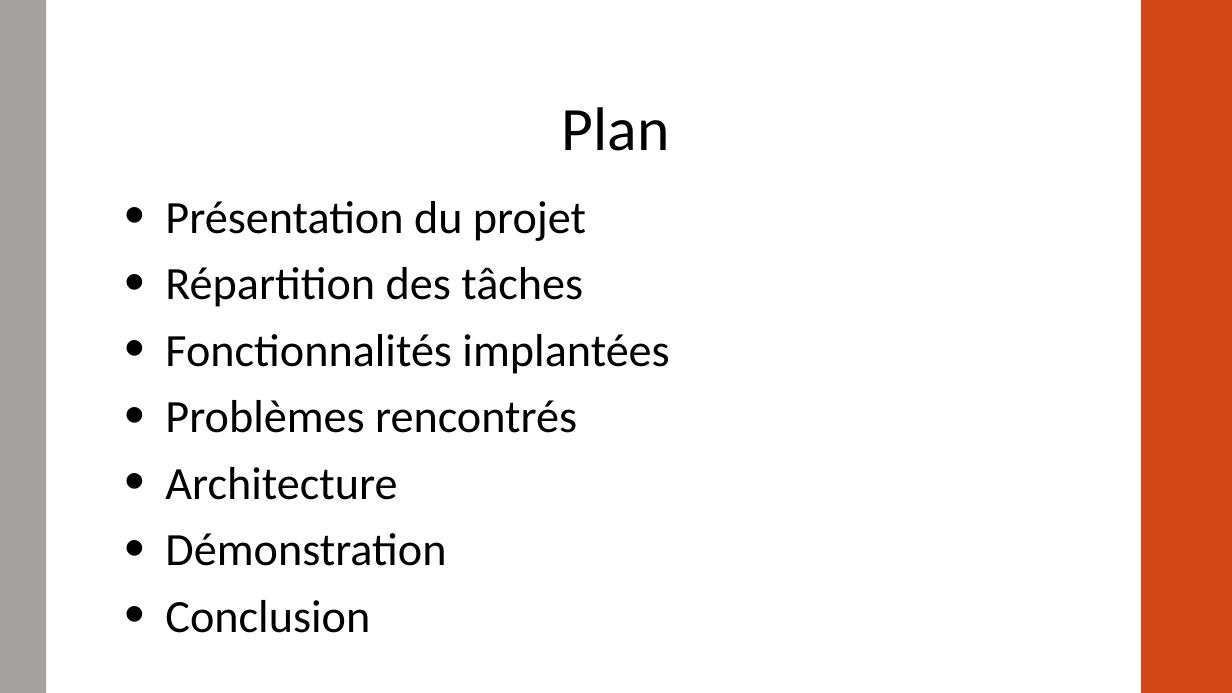
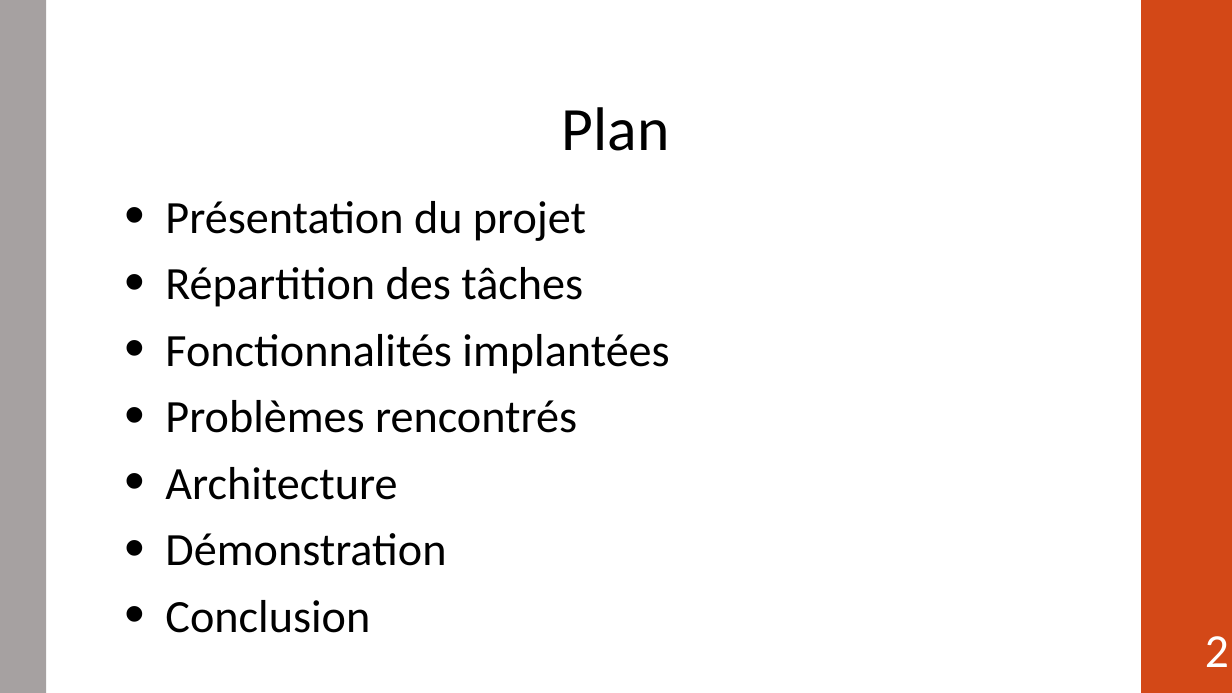
Before and after one commit to zipang29/gopiwan, a slide deck: slide 2 of Documents/diaporama_soutenance.pptx. Drawn at 1232x693 pixels with LibreOffice and Linux fonts; fonts in the diff are those of the drawing. Boxes give left, top, right and bottom in pixels: in the first picture for what was removed or moved away, otherwise in the second. Text is boxed around its words. In the diff, an @@ line names an element or a change of style, - is before the commit and + after.

```diff
--- a/Documents/diaporama_soutenance.pptx
+++ b/Documents/diaporama_soutenance.pptx
@@ text added at bbox=[1205, 636, 1229, 667], 37 pt, text #FFFFFF @@
+2
```
Also in this commit, not shown: 7 other slides changed.
